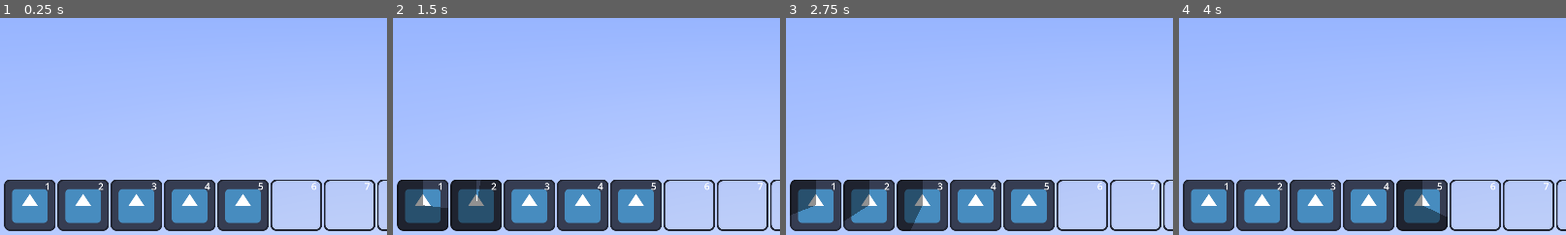
Above: before the commit, frames 1-4 (left to right).
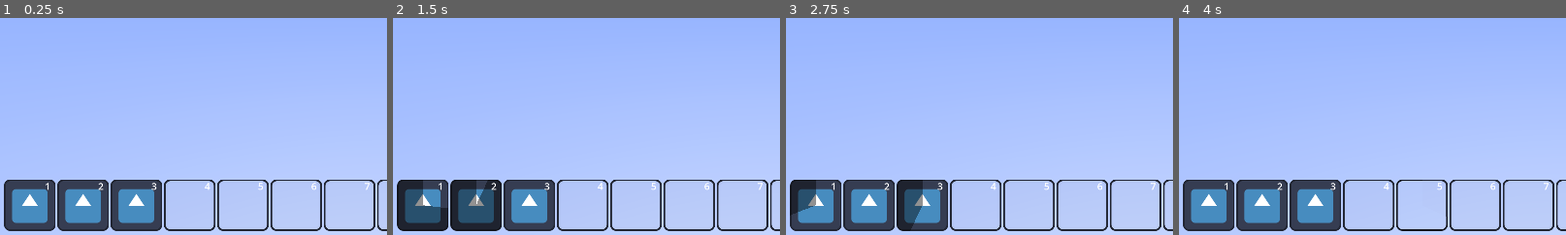
Above: after the commit, the same moments.

Repository: telmotrooper/mephistos-wrath
Game: Godot game, scene res://main.tscn
The game is run twice, just before and just after one commit, with the same random seed, the same clock (stepped at 60 frames per second) and the same inputs. The engine's default icon, where the game draws it, is replaced by a stand-in: a white triangle on a blue panel in a dark square.
Inputs (mouse positions are % of the whole screen's width and height, from its top left):
- Up to frame 1 (0.25 s): no input
- Up to frame 2 (1.5 s): tap Enter at 0.5 s; move the mouse to (4, 93) at 0.52 s; click (4, 93) at 0.67 s; move the mouse to (11, 93) at 1.27 s; click (11, 93) at 1.42 s
- Up to frame 3 (2.75 s): move the mouse to (18, 93) at 2.02 s; click (18, 93) at 2.17 s
- Up to frame 4 (4 s): move the mouse to (24, 93) at 2.77 s; click (24, 93) at 2.92 s; move the mouse to (31, 93) at 3.52 s; click (31, 93) at 3.67 s
The pictures show only the part of the screen within x 0-50%, y 50-100%; the shares and areas given below are measured in that part.

The runs differ from the first frame. In frame 1, 5.5% of the frame differs, in the area x 42-69%, y 75-98%; in frame 2, 5.6%; in frame 3, 6.4%, in the area x 14-69%, y 74-98%; in frame 4, 5.5%.

Commit message:
Defined abilities using resources

Diff:
--- /dev/null
+++ b/abilities/ability.gd
@@ -0,0 +1,7 @@
+extends Resource
+class_name Ability
+
+@export var name: StringName = "Ability Name"
+@export var description: StringName = "Ability description."
+@export var image: CompressedTexture2D
+@export var cooldown_time: float = 1.0
--- /dev/null
+++ b/abilities/empty.tres
@@ -0,0 +1,11 @@
+[gd_resource type="Resource" script_class="Ability" load_steps=3 format=3 uid="uid://d1mk6gisn3b5t"]
+
+[ext_resource type="Texture2D" uid="uid://blrkp7rdm7rkb" path="res://no-ability.svg" id="1_6tltv"]
+[ext_resource type="Script" path="res://abilities/ability.gd" id="1_mtcwi"]
+
+[resource]
+script = ExtResource("1_mtcwi")
+name = &""
+description = &""
+image = ExtResource("1_6tltv")
+cooldown_time = 1.0
--- /dev/null
+++ b/abilities/generic.tres
@@ -0,0 +1,11 @@
+[gd_resource type="Resource" script_class="Ability" load_steps=3 format=3 uid="uid://cp0wqx5lr5ode"]
+
+[ext_resource type="Texture2D" uid="uid://dmdj47fj1vupk" path="res://icon.svg" id="1_djcnm"]
+[ext_resource type="Script" path="res://abilities/ability.gd" id="1_xydw8"]
+
+[resource]
+script = ExtResource("1_xydw8")
+name = &"Generic Ability"
+description = &"Doesn\'t do anything."
+image = ExtResource("1_djcnm")
+cooldown_time = 1.0
--- /dev/null
+++ b/abilities/heal.tres
@@ -0,0 +1,11 @@
+[gd_resource type="Resource" script_class="Ability" load_steps=3 format=3 uid="uid://b6e6v8ccfjr2v"]
+
+[ext_resource type="Script" path="res://abilities/ability.gd" id="1_bhuk7"]
+[ext_resource type="Texture2D" uid="uid://dmdj47fj1vupk" path="res://icon.svg" id="1_cnjvo"]
+
+[resource]
+script = ExtResource("1_bhuk7")
+name = &"Heal"
+description = &"Heals a player."
+image = ExtResource("1_cnjvo")
+cooldown_time = 3.0
--- a/ability_button.gd
+++ b/ability_button.gd
@@ -1,28 +1,29 @@
 extends TextureProgressBar
 
 @export var key: StringName
-@export var cooldown_time: float = 1.0
-@export var image: CompressedTexture2D
+@export var ability: Ability
 
 var spinning := false
 var clicked := false
 
 func _ready():
 	$Label.text = key
-	texture_under = image
-	texture_progress = image
+	texture_under = ability.image
+	texture_progress = ability.image
+	if ability.name or ability.description:
+		tooltip_text = ability.name + "\n" + ability.description
 
 func _physics_process(_delta):
 	var pressed = Input.is_action_just_pressed("hotkey_" + key) if key else false
 
-	if image:
+	if ability.image:
 		if not spinning and (pressed or clicked):
 			spinning = true
 			print("pressed ", self.name)
 
 			value = 0
 			var tween = create_tween()
-			tween.tween_property(self, "value", 100, cooldown_time)
+			tween.tween_property(self, "value", 100, ability.cooldown_time)
 			tween.tween_callback(func(): spinning = false)
 		clicked = false
 
--- a/ability_button.tscn
+++ b/ability_button.tscn
@@ -1,20 +1,20 @@
-[gd_scene load_steps=4 format=3 uid="uid://dhundnaj0qca3"]
+[gd_scene load_steps=5 format=3 uid="uid://dhundnaj0qca3"]
 
 [ext_resource type="Texture2D" uid="uid://dmdj47fj1vupk" path="res://icon.svg" id="1_55vxe"]
 [ext_resource type="Script" path="res://ability_button.gd" id="2_f5roc"]
+[ext_resource type="Resource" uid="uid://d1mk6gisn3b5t" path="res://abilities/empty.tres" id="3_eobk6"]
 
 [sub_resource type="Theme" id="Theme_cpg4t"]
 Label/font_sizes/font_size = 24
 
 [node name="AbilityButton" type="TextureProgressBar"]
-tooltip_text = "Ability Name
-Ability description."
 value = 100.0
 fill_mode = 4
 texture_under = ExtResource("1_55vxe")
 texture_progress = ExtResource("1_55vxe")
 tint_under = Color(0.568627, 0.568627, 0.568627, 1)
 script = ExtResource("2_f5roc")
+ability = ExtResource("3_eobk6")
 
 [node name="Label" type="Label" parent="."]
 layout_mode = 1
--- /dev/null
+++ b/icons/font_awesome/lock.svg
@@ -0,0 +1 @@
+<svg xmlns="http://www.w3.org/2000/svg" viewBox="0 0 448 512"><!--! Font Awesome Free 6.4.2 by @fontawesome - https://fontawesome.com License - https://fontawesome.com/license/free (Icons: CC BY 4.0, Fonts: SIL OFL 1.1, Code: MIT License) Copyright 2023 Fonticons, Inc. --><path d="M144 144v48H304V144c0-44.2-35.8-80-80-80s-80 35.8-80 80zM80 192V144C80 64.5 144.5 0 224 0s144 64.5 144 144v48h16c35.3 0 64 28.7 64 64V448c0 35.3-28.7 64-64 64H64c-35.3 0-64-28.7-64-64V256c0-35.3 28.7-64 64-64H80z"/></svg>
--- /dev/null
+++ b/icons/font_awesome/unlock.svg
@@ -0,0 +1 @@
+<svg xmlns="http://www.w3.org/2000/svg" viewBox="0 0 448 512"><!--! Font Awesome Free 6.4.2 by @fontawesome - https://fontawesome.com License - https://fontawesome.com/license/free (Icons: CC BY 4.0, Fonts: SIL OFL 1.1, Code: MIT License) Copyright 2023 Fonticons, Inc. --><path d="M144 144c0-44.2 35.8-80 80-80c31.9 0 59.4 18.6 72.3 45.7c7.6 16 26.7 22.8 42.6 15.2s22.8-26.7 15.2-42.6C331 33.7 281.5 0 224 0C144.5 0 80 64.5 80 144v48H64c-35.3 0-64 28.7-64 64V448c0 35.3 28.7 64 64 64H384c35.3 0 64-28.7 64-64V256c0-35.3-28.7-64-64-64H144V144z"/></svg>
--- a/ui.tscn
+++ b/ui.tscn
@@ -1,8 +1,8 @@
 [gd_scene load_steps=4 format=3 uid="uid://dljd72ox6wihm"]
 
 [ext_resource type="PackedScene" uid="uid://dhundnaj0qca3" path="res://ability_button.tscn" id="1_agnx2"]
-[ext_resource type="Texture2D" uid="uid://dmdj47fj1vupk" path="res://icon.svg" id="2_1qnnx"]
-[ext_resource type="Texture2D" uid="uid://blrkp7rdm7rkb" path="res://no-ability.svg" id="3_c8t1w"]
+[ext_resource type="Resource" uid="uid://b6e6v8ccfjr2v" path="res://abilities/heal.tres" id="2_tiy6j"]
+[ext_resource type="Resource" uid="uid://cp0wqx5lr5ode" path="res://abilities/generic.tres" id="3_5n8pi"]
 
 [node name="UI" type="Control"]
 layout_mode = 3
@@ -34,67 +34,54 @@
 [node name="AbilityButton1" parent="MarginContainer/HBoxContainer" instance=ExtResource("1_agnx2")]
 layout_mode = 2
 key = &"1"
-cooldown_time = 3.0
-image = ExtResource("2_1qnnx")
+ability = ExtResource("2_tiy6j")
 
 [node name="AbilityButton2" parent="MarginContainer/HBoxContainer" instance=ExtResource("1_agnx2")]
 layout_mode = 2
 key = &"2"
-cooldown_time = 2.0
-image = ExtResource("2_1qnnx")
+ability = ExtResource("3_5n8pi")
 
 [node name="AbilityButton3" parent="MarginContainer/HBoxContainer" instance=ExtResource("1_agnx2")]
 layout_mode = 2
 key = &"3"
-image = ExtResource("2_1qnnx")
+ability = ExtResource("3_5n8pi")
 
 [node name="AbilityButton4" parent="MarginContainer/HBoxContainer" instance=ExtResource("1_agnx2")]
 layout_mode = 2
 key = &"4"
-image = ExtResource("2_1qnnx")
 
 [node name="AbilityButton5" parent="MarginContainer/HBoxContainer" instance=ExtResource("1_agnx2")]
 layout_mode = 2
 key = &"5"
-image = ExtResource("2_1qnnx")
 
 [node name="AbilityButton6" parent="MarginContainer/HBoxContainer" instance=ExtResource("1_agnx2")]
 layout_mode = 2
 key = &"6"
-image = ExtResource("3_c8t1w")
 
 [node name="AbilityButton7" parent="MarginContainer/HBoxContainer" instance=ExtResource("1_agnx2")]
 layout_mode = 2
 key = &"7"
-image = ExtResource("3_c8t1w")
 
 [node name="AbilityButton8" parent="MarginContainer/HBoxContainer" instance=ExtResource("1_agnx2")]
 layout_mode = 2
 key = &"8"
-image = ExtResource("3_c8t1w")
 
 [node name="AbilityButton9" parent="MarginContainer/HBoxContainer" instance=ExtResource("1_agnx2")]
 layout_mode = 2
 key = &"9"
-image = ExtResource("3_c8t1w")
 
 [node name="AbilityButton0" parent="MarginContainer/HBoxContainer" instance=ExtResource("1_agnx2")]
 layout_mode = 2
 key = &"0"
-image = ExtResource("3_c8t1w")
 
 [node name="AbilityButton10" parent="MarginContainer/HBoxContainer" instance=ExtResource("1_agnx2")]
 layout_mode = 2
-image = ExtResource("3_c8t1w")
 
 [node name="AbilityButton11" parent="MarginContainer/HBoxContainer" instance=ExtResource("1_agnx2")]
 layout_mode = 2
-image = ExtResource("3_c8t1w")
 
 [node name="AbilityButton12" parent="MarginContainer/HBoxContainer" instance=ExtResource("1_agnx2")]
 layout_mode = 2
-image = ExtResource("3_c8t1w")
 
 [node name="AbilityButton13" parent="MarginContainer/HBoxContainer" instance=ExtResource("1_agnx2")]
 layout_mode = 2
-image = ExtResource("3_c8t1w")
Not shown, added: icons/font_awesome/lock.svg.import
Not shown, added: icons/font_awesome/unlock.svg.import
